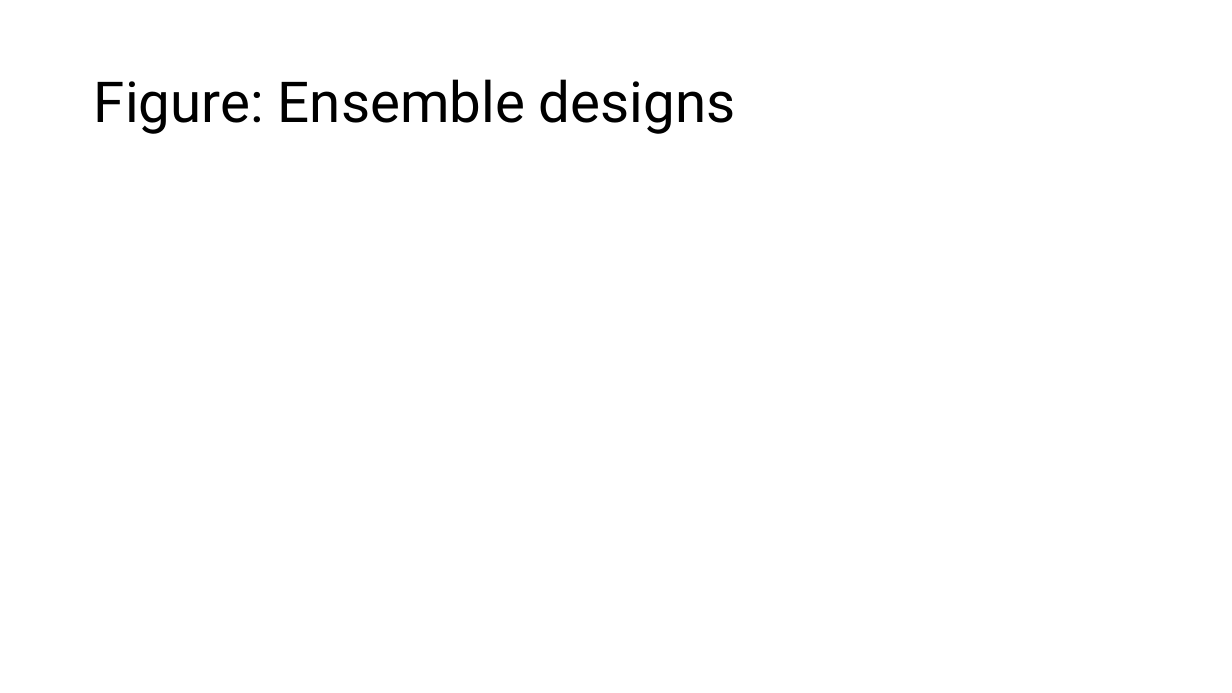
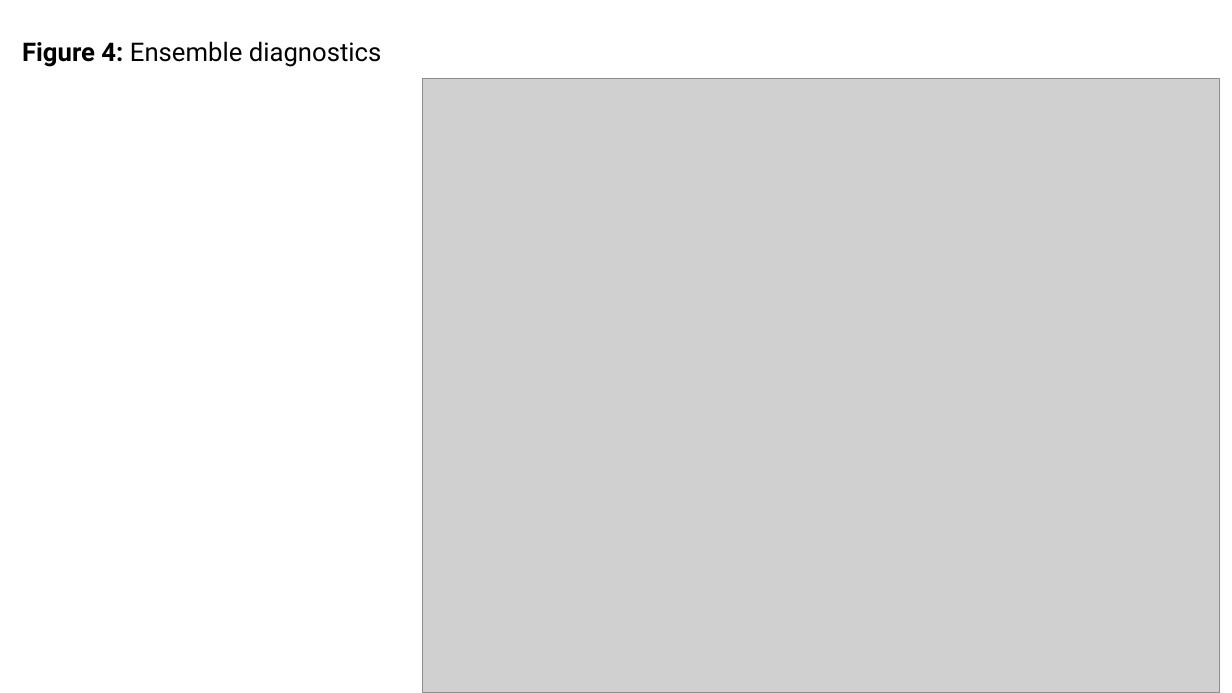
Before and after one commit to TrevorJA/NYCOptimization, a slide deck: slide 8 of docs/NYCOptimization_figure_sequence.pptx (slide 6 before the commit). Drawn at 1232x693 pixels with LibreOffice and Linux fonts; fonts in the diff are those of the drawing; grey boxes stand for pictures. Boxes give left, top, right and bottom in pixels: in the first picture for what was removed or moved away, otherwise in the second. Text is boxed around its words. In the diff, an @@ line names an element or a change of style, - is before the commit and + after.

```diff
--- a/docs/NYCOptimization_figure_sequence.pptx
+++ b/docs/NYCOptimization_figure_sequence.pptx
@@ title at bbox=[22, 41, 382, 67]: text changed; size 44 to 20 pt @@
-Figure: Ensemble designs
+Figure 4: Ensemble diagnostics
@@ picture added at bbox=[423, 79, 1220, 693] @@
```
Also in this commit, not shown: 6 other slides changed, 1 slide added, 38 other files.
